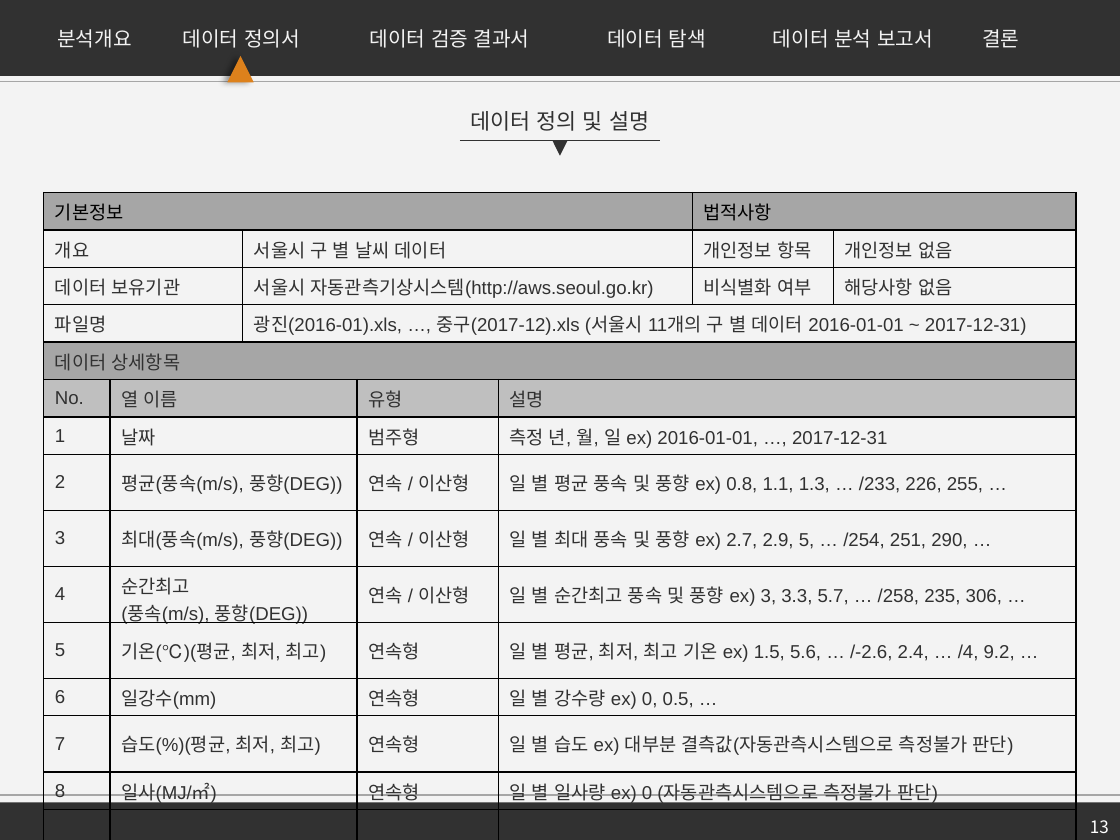
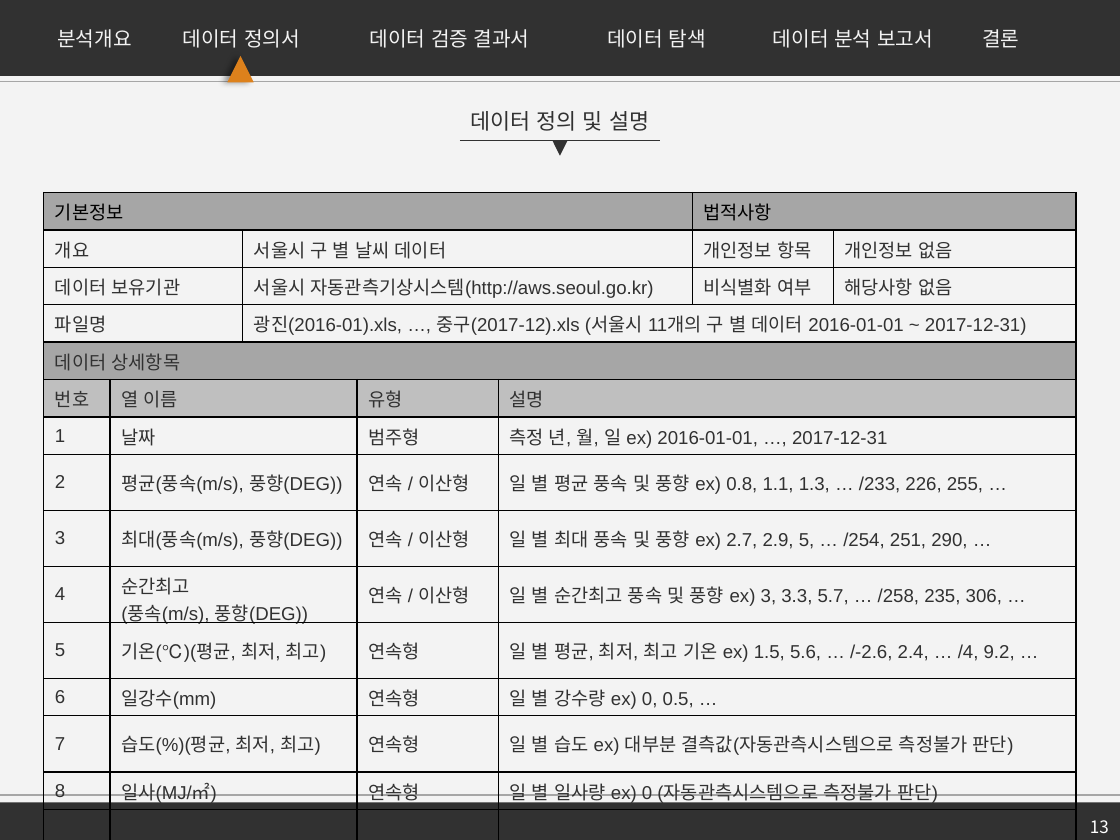
Before and after one commit to firstock/proj_sponge_bicycle, a slide deck: slide 13 of 서울시 공유자전거 수요 예측.pptx. Drawn at 1120x840 pixels with LibreOffice and Linux fonts; fonts in the diff are those of the drawing. Boxes give left, top, right and bottom in pixels: in the first picture for what was removed or moved away, otherwise in the second. Text is boxed around its words. In the diff, an @@ line names an element or a change of style, - is before the commit and + after.

```diff
--- a/서울시 공유자전거 수요 예측.pptx
+++ b/서울시 공유자전거 수요 예측.pptx
@@ table at (x1=44, y1=193, x2=1075, y2=808) @@
-row 6, column 1: No.
+row 6, column 1: 번호
```
Also in this commit, not shown: 10 other slides changed, 2 slides added.
